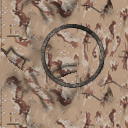
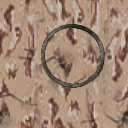
Before/after of a (128, 128) layered artwork. What changed in the layer stack:
renamed "pattern" to "图层 5", painted on it over [0, 0, 128, 128]
